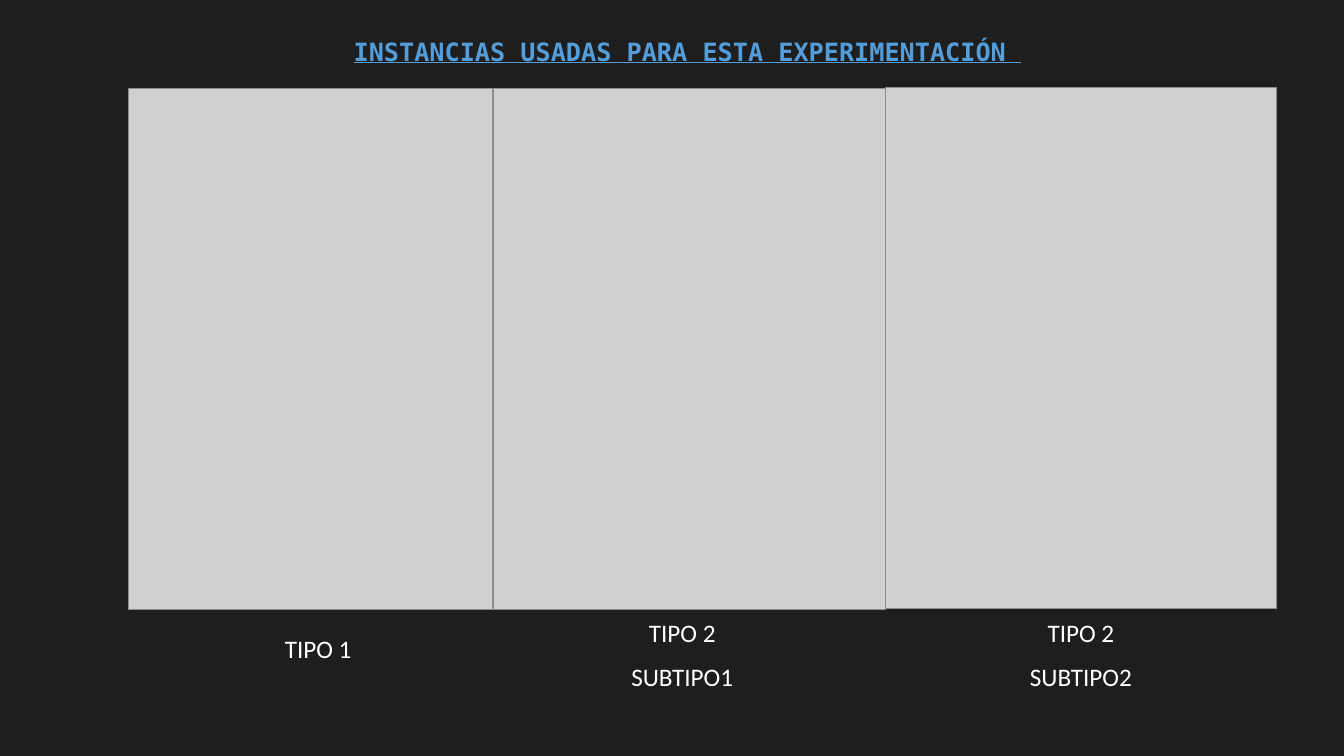
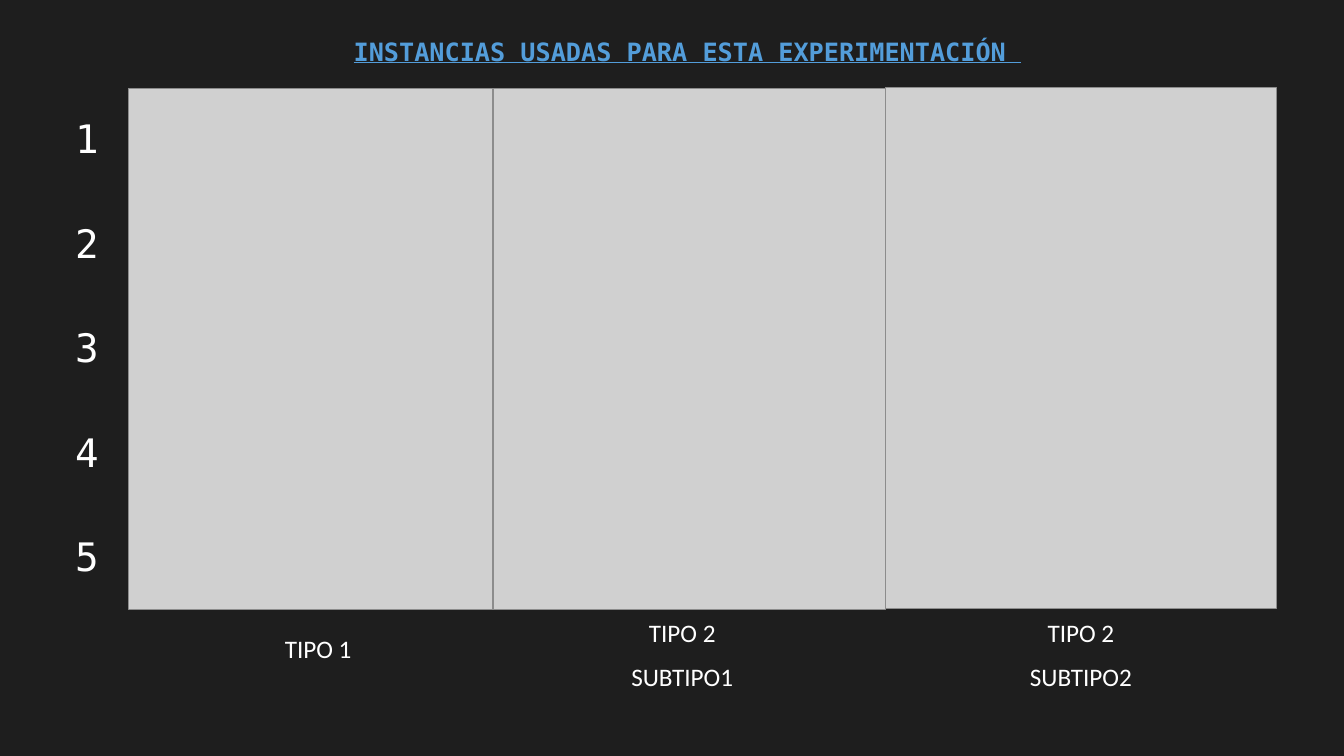
Before and after one commit to LUJAAA/PIA_IA, a slide deck: slide 18 of PIA/Resumen/ResumenReporte.pptx (slide 13 before the commit). Drawn at 1344x756 pixels with LibreOffice and Linux fonts; fonts in the diff are those of the drawing; grey boxes stand for pictures. Boxes give left, top, right and bottom in pixels: in the first picture for what was removed or moved away, otherwise in the second. Text is boxed around its words. In the diff, an @@ line names an element or a change of style, - is before the commit and + after.

```diff
--- a/PIA/Resumen/ResumenReporte.pptx
+++ b/PIA/Resumen/ResumenReporte.pptx
@@ table added at (45,88,129,610), 5 rows, 1 columns @@
+1
+2
+3
+4
+5
```
Also in this commit, not shown: 2 other slides changed, 5 slides added.
